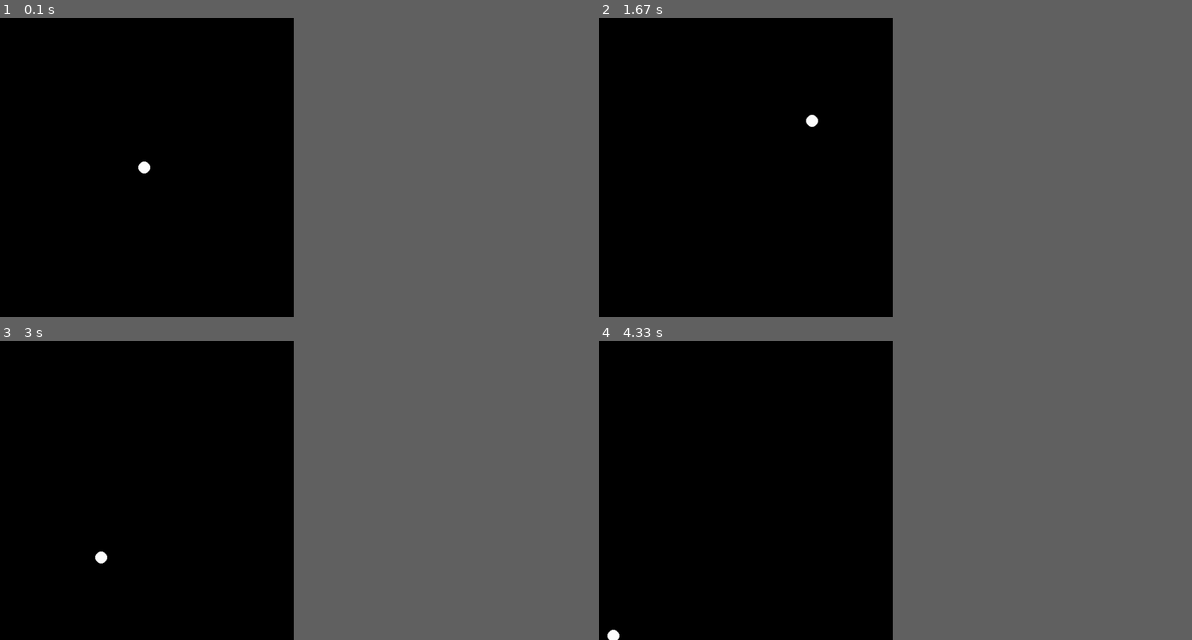
Above: before the commit, frames 1-4 (two rows, left to right).
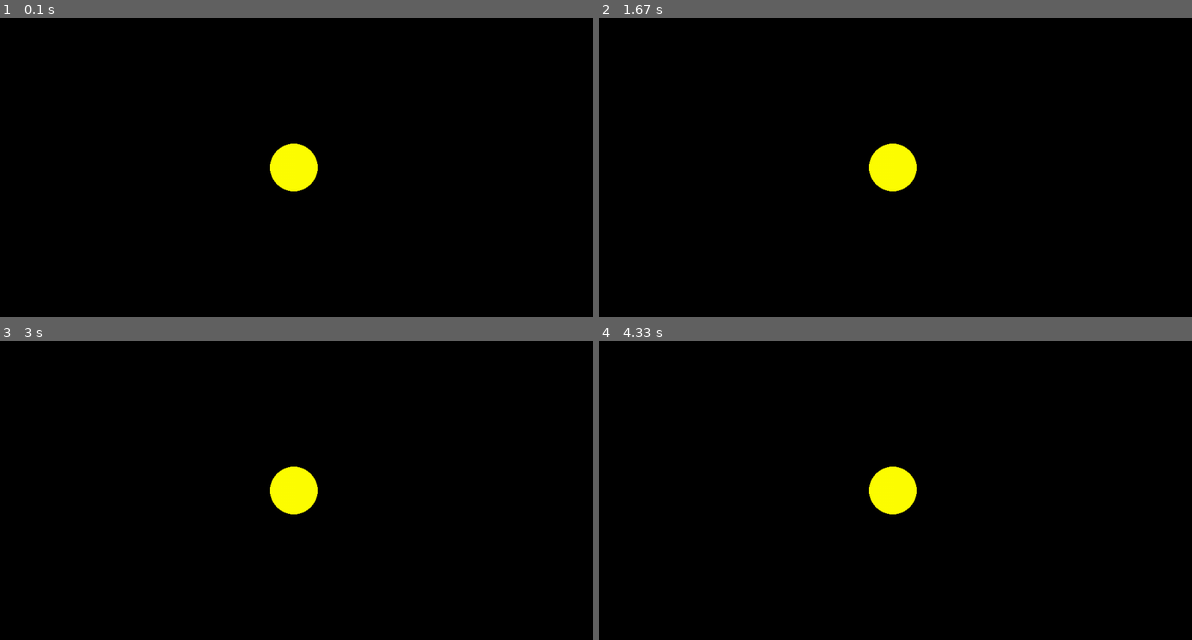
Above: after the commit, the same moments.

Repository: myhotchoc/Space-Simulator
Game: pygame game, started from Pygame Environmetnt.py
Two runs of this game, one before a commit and one after it. Both use one fixed random seed, a clock stepped at 60 frames per second and the inputs below.
Inputs (mouse positions are in pixels of both pictures, inside the frame that each line leads up to):
- Up to frame 1 (0.1 s): no input
- Up to frame 2 (1.67 s): press the mouse at (741, 185) at 0.37 s; move the mouse to (705, 179) at 0.47 s; release the mouse at (670, 170) at 0.6 s; click (770, 233) at 0.72 s; click (853, 272) at 1.05 s; click (670, 107) at 1.38 s
- Up to frame 3 (3 s): click (142, 526) at 1.72 s; click (100, 427) at 2.05 s; click (249, 568) at 2.38 s; click (47, 520) at 2.72 s
- Up to frame 4 (4.33 s): click (658, 430) at 3.05 s; click (670, 544) at 3.38 s; click (848, 559) at 3.72 s; click (652, 601) at 4.05 s
In our replay, the window is 450x450 before the commit and 900x450 after it. These sizes can differ from the game's own. Grey fills any space a smaller window leaves; there, only what the larger window draws over its background counts as a difference.

The runs differ from the first frame. In frame 1, 1.1% of the frame differs, in the area x 23-54%, y 42-58%; in frame 2, 1.1%, in the area x 34-54%, y 32-58%; in frame 3, 1.1%; in frame 4, 1.1%.

Commit message:
Update Pygame Environmetnt.py

Diff:
--- a/Pygame Environmetnt.py
+++ b/Pygame Environmetnt.py
@@ -13,9 +13,10 @@
 WHITE = (255, 255, 255)
 GREEN = (0, 255, 0)
 RED = (255, 0, 0)
+YELLOW = (255,255,0)
 
 # Window size
-win_size = (500, 500)
+win_size = (1000, 500)
 
 #Screen object
 screen = pygame.display.set_mode(win_size)
@@ -40,12 +41,13 @@
         if item.type == pygame.QUIT:
             game_loop = False
 
-        if item.type == pygame.MOUSEBUTTONUP:
-            pos = (random.randint(0, win_size[0]), random.randint(0, win_size[1]))
+        #if item.type == pygame.MOUSEBUTTONUP:
+            #pos = (random.randint(0, win_size[0]), random.randint(0, win_size[1]))
+        #soz but this isn't needed becuase the sun doesn't move
 
     # Black background, white circle in centre
     screen.fill(BLACK)
-    circle1 = pygame.draw.circle(screen, WHITE, pos, 10)
+    circle1 = pygame.draw.circle(screen, YELLOW, pos, 40)
 
     # Update Screen, set framerate
     pygame.display.flip()
